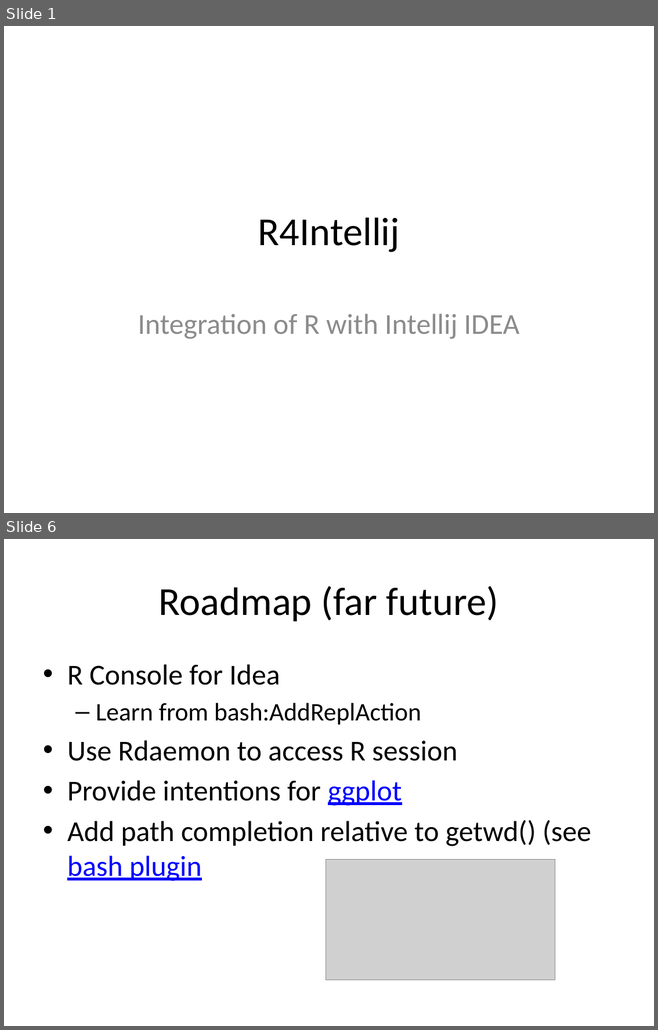
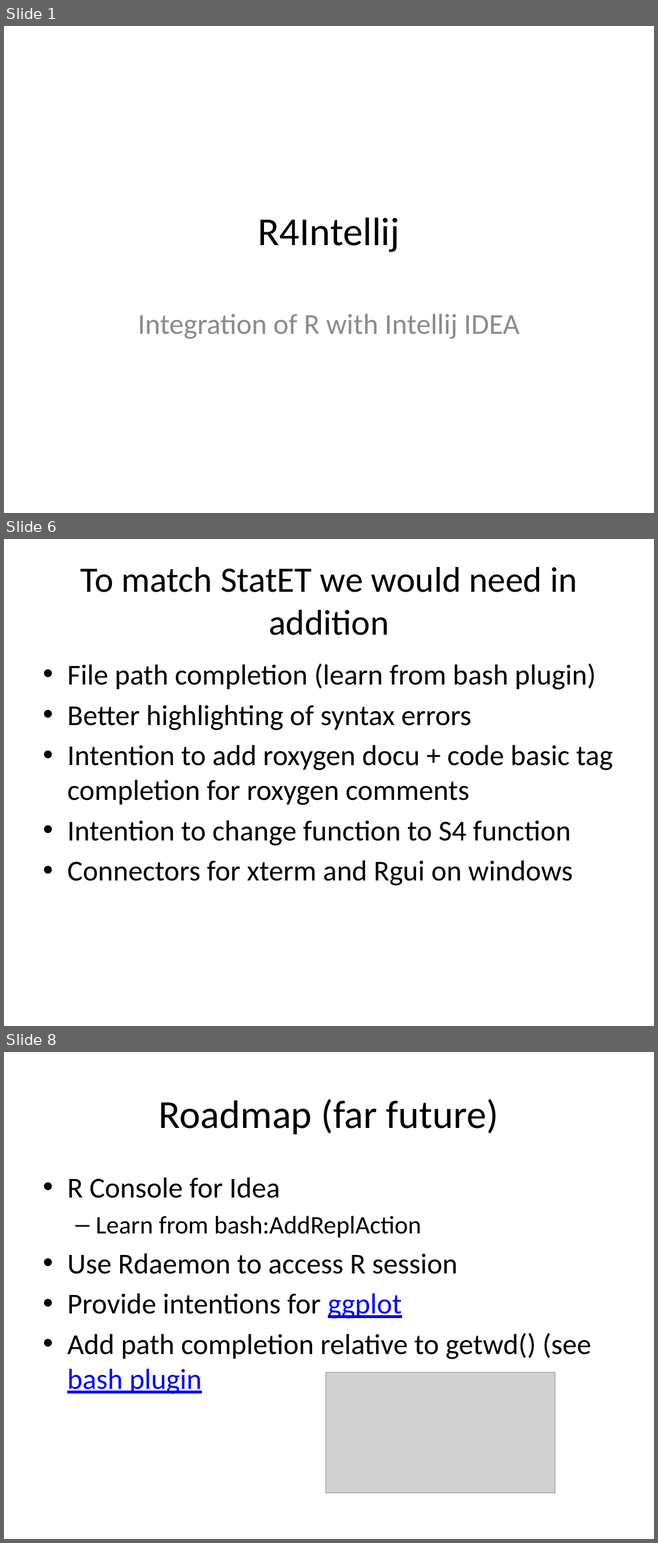
Before and after one commit to holgerbrandl/r4intellij, a slide deck: R4Intellij.pptx. Shown one above the other, each under a label of ours: slides 1 and 6 before the commit, slides 1, 6 and 8 after it; the slides between them are not shown. The pictures are 658x1030 and 658x1543 pixels, drawn with LibreOffice and Linux fonts; fonts in the diff are those of the drawing; grey boxes stand for pictures. Boxes give left, top, right and bottom in pixels: in the first picture for what was removed or moved away, otherwise in the second. Text is boxed around its words. In the diff, an @@ line names an element or a change of style, - is before the commit and + after.

Commit message:
added R-connector for windows

```diff
--- a/R4Intellij.pptx
+++ b/R4Intellij.pptx
@@ slide 6 added at box(4, 539, 654, 1026), background #FFFFFF @@
@@ title added at box(81, 567, 576, 635), 39.6 pt, text #000000 @@
+To match StatET we would need in addition
@@ text added at box(67, 663, 612, 886), 32 pt, text #000000 @@
+• File path completion (learn from bash plugin)
+• Better highlighting of syntax errors
+• Intention to add roxygen docu + code basic tag completion for roxygen comments
+• Intention to change function to S4 function
+• Connectors for xterm and Rgui on windows
@@ what was slide 6 is now slide 8 @@
```
Also in this commit, not shown: 3 slides changed, 2 other slides added, 1 slide removed, 18 other files.
